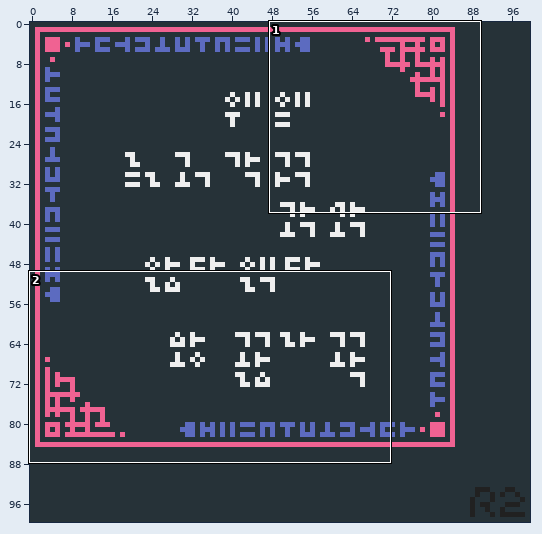
Edited in one commit: pixel-art file (works/etc/etc_3px_hangul_0002.aseprite). The first picture is a wide view before the edit; the outline marks the close-up.
Close-up. Before:
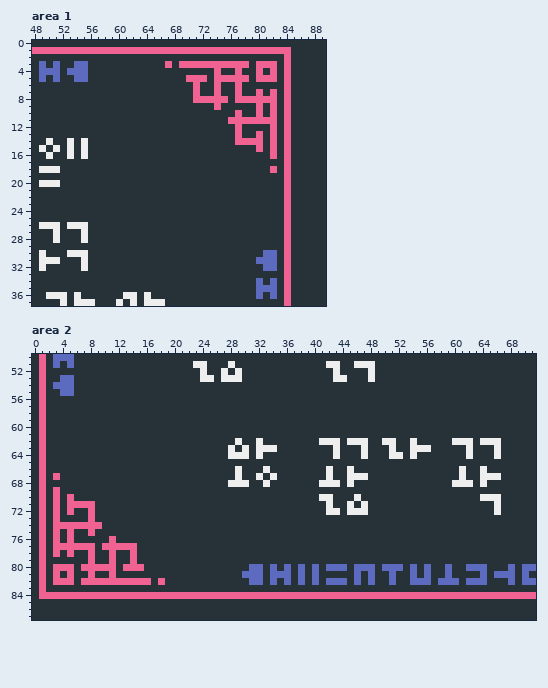
100x100 pixels, 1 frame. Shown: area 1: x 48..89, y 0..37; area 2: x 0..71, y 50..87.
New version:
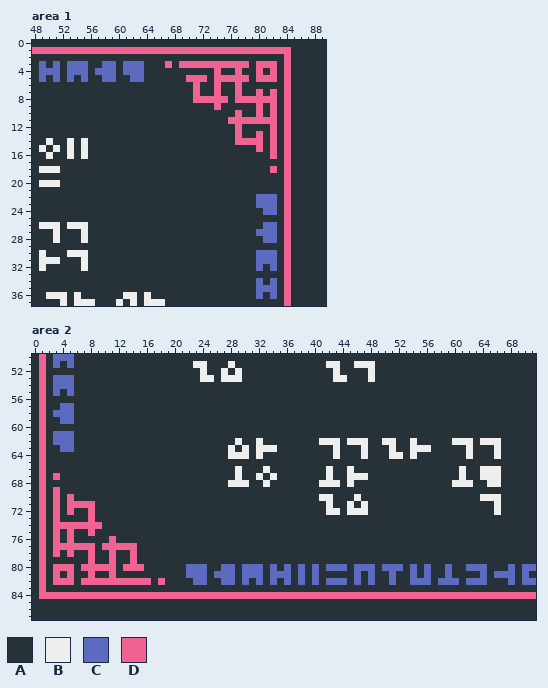
Palette (. is transparent): A #263238  B #eeeeee  C #5c6bc0  D #f06292
Difference:
Area 1, layer "body":
Colour A replaces colour C in row 5 at x 54; in row 32 at x 81.
Colour C replaces colour A in row 3 at x 53, 58 to 59 and 61 to 63; in row 4 at x 57 to 59 and 61 to 63; in row 5 at x 53, 58 to 59 and 62 to 63; in rows 22 to 23 at x 80 to 82; in row 24 at x 81 to 82; in row 26 at x 81 to 82.
Colour C replaces colour A in row 27 at x 80 to 82; in row 28 at x 81 to 82; in row 30 at x 80; in row 32 at x 80.
Area 2, layer "body":
Colour A replaces colour B in row 68 at x 64.
Colour A replaces colour C in row 55 at x 4; in row 82 at x 31.
Colour B replaces colour A in row 66 at x 65 to 66; in row 68 at x 65 to 66.
Colour C replaces colour A in row 53 at x 3; in row 55 at x 3; in row 57 at x 4 to 5; in row 58 at x 3 to 5; in row 59 at x 4 to 5; in rows 61 to 62 at x 3 to 5.
Colour C replaces colour A in row 63 at x 4 to 5; in row 80 at x 22 to 24, 27 to 28 and 30; in row 81 at x 22 to 24 and 26 to 28; in row 82 at x 23 to 24, 27 to 28 and 30.
Changed places in both close-ups, as pixel boxes (x1, y1, x2, y2):
changed: (67, 61, 144, 82)
changed: (256, 194, 277, 271)
changed: (53, 375, 74, 452)
changed: (480, 466, 501, 487)
changed: (186, 564, 256, 585)
